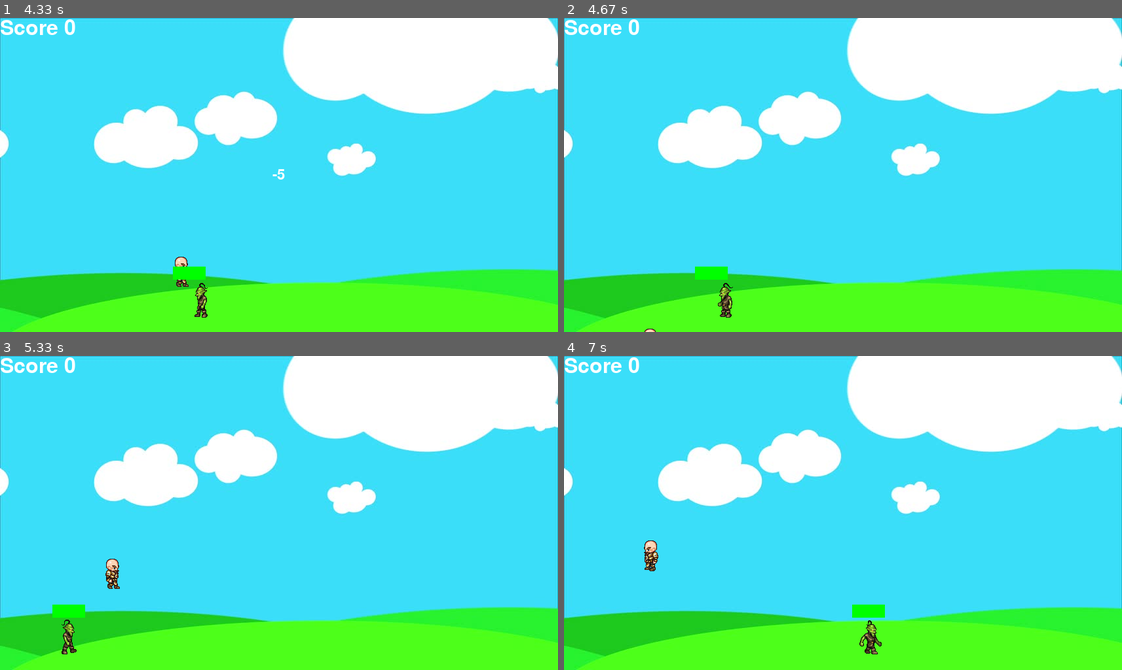
Above: before the commit, frames 1-4 (two rows, left to right).
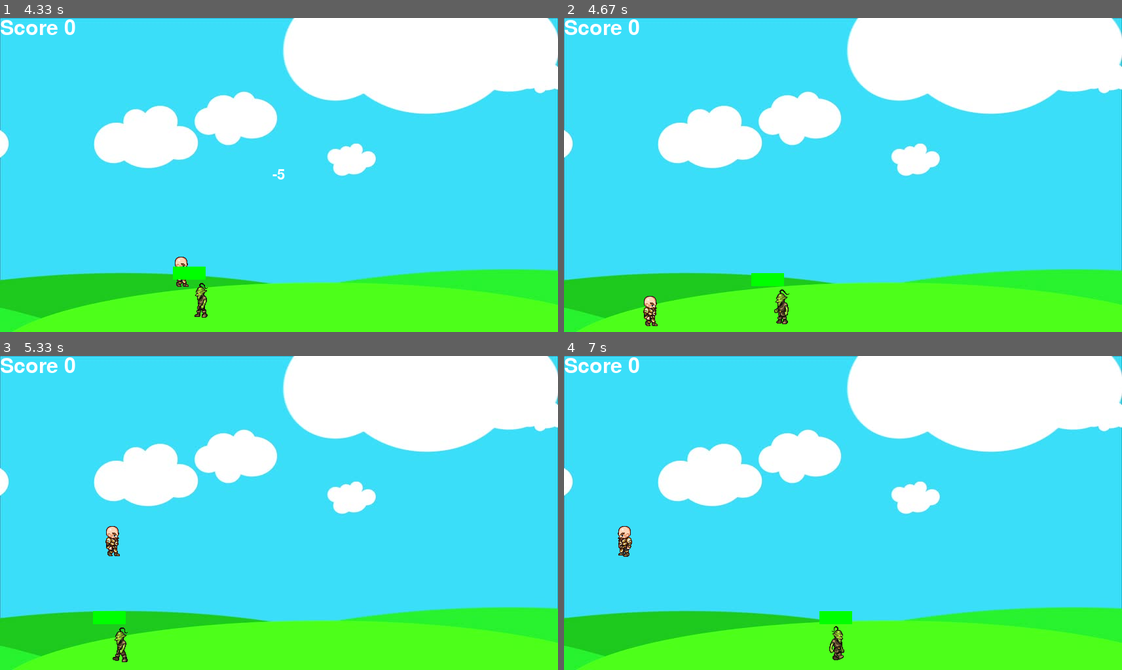
Above: after the commit, the same moments.

Repository: kresnamuharram/PYGAME-Duel
Game: pygame game, started from Develop-vs.1.py
The game is run twice, just before and just after one commit, with the same random seed, the same clock (stepped at 60 frames per second) and the same inputs.
Inputs:
- Up to frame 1 (4.33 s): hold Right 0.33-0.8 s; hold Up 0.83-1.13 s; hold Right 1.17-1.63 s; hold Left 1.67-2.2 s; hold Left 2.23-2.63 s; hold Up 2.67-3.03 s; hold Right 3.07-3.7 s; hold Right from 4.23 s (still down)
- Up to frame 2 (4.67 s): keep holding Right
- Up to frame 3 (5.33 s): release Right at 4.7 s; hold Up 4.73-5.03 s; hold Right from 5.07 s (still down)
- Up to frame 4 (7 s): release Right at 5.53 s; hold Left 5.57-6.1 s; hold Up 6.57-6.93 s; hold Right from 6.97 s (still down)

Frame 1 is identical in both runs. In frame 2, 1.1% of the frame differs, in the area x 14-41%, y 79-100%; in frame 3, 1.2%; in frame 4, 1.3%, in the area x 9-58%, y 54-97%.

Commit message:
repair some bugs, and finalization

Diff:
--- a/Develop-vs.1.py
+++ b/Develop-vs.1.py
@@ -69,6 +69,8 @@
         self.y = 410
         self.walkCount = 0
         pygame.font.get_fonts()
+        self.jump = False
+        self.jump_count = 10
         font_score =pygame.font.SysFont('freesansbold.tff', 32)
         text_font = font_score.render("-5",1,(255,255,255))
         screen.blit(text_font,(screen_width/2-(text_font.get_width()/2),screen_height/2 -(text_font.get_height()/2)))
@@ -154,6 +156,10 @@
     def hit(self):
         print("adaw")
 
+    def hit_player(self,screen):
+        self.x = 350
+        self.y = 410
+
 
 def redrawGameWindow():
     screen.blit(bg,(0,0))
@@ -178,7 +184,9 @@
 
 while True:
     if -1 * game.hitbox[3] < game.hitbox[1]-goblin.hitbox[1] <= game.hitbox[3] and -1 * game.hitbox[2] < game.hitbox[0]-goblin.hitbox[0] <= game.hitbox[2]:
-        game.hit(screen)
+        if goblin.visible:
+            game.hit(screen)
+            goblin.hit_player(screen)
 
 
     if loading_bullet < 3:
